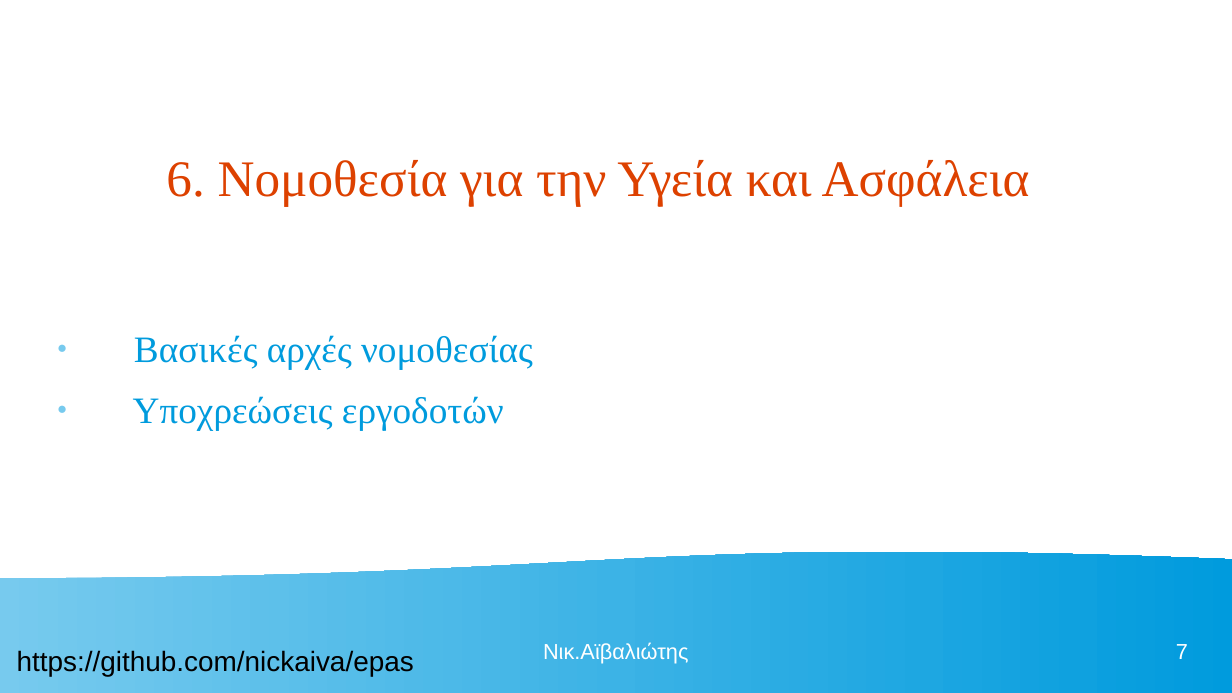
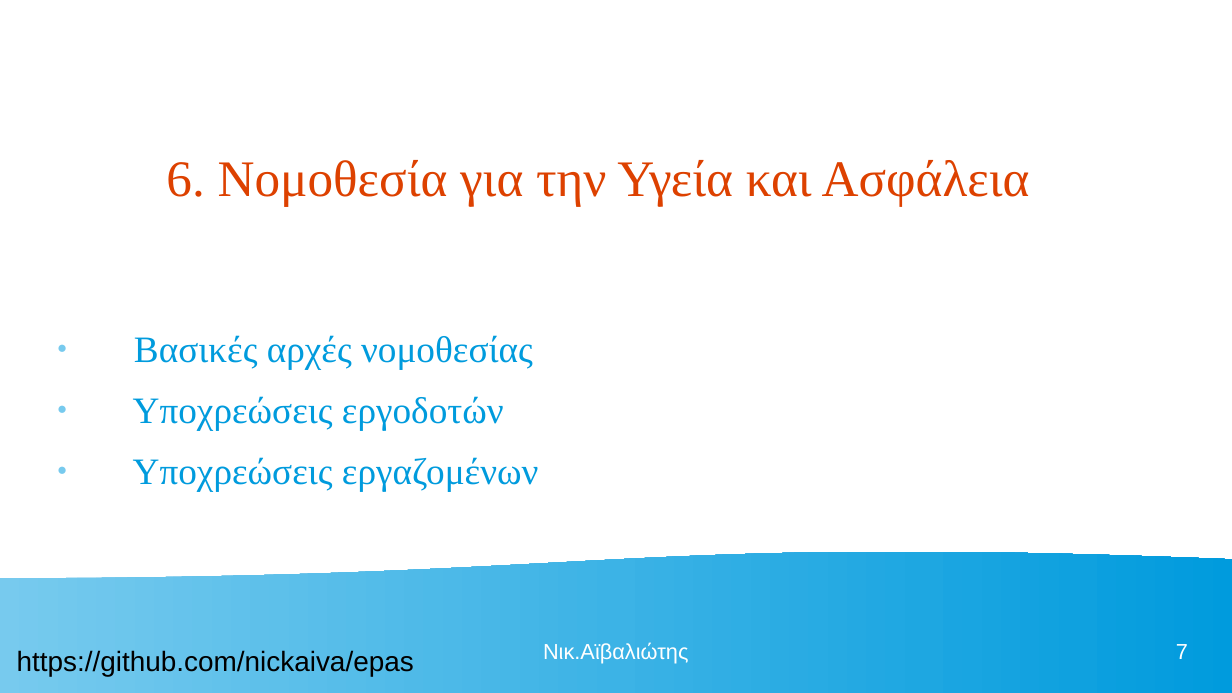
Before and after one commit to nickaiva/epas, a slide deck: slide 7 of ΠΕΡΙΒΑΛΛΟΝ ΕΡΓΑΣΙΑΣ.odp. Drawn at 1232x693 pixels with LibreOffice and Linux fonts; fonts in the diff are those of the drawing. Boxes give left, top, right and bottom in pixels: in the first picture for what was removed or moved away, otherwise in the second. Text is boxed around its words. In the diff, an @@ line names an element or a change of style, - is before the commit and + after.

```diff
--- a/ΠΕΡΙΒΑΛΛΟΝ ΕΡΓΑΣΙΑΣ.odp
+++ b/ΠΕΡΙΒΑΛΛΟΝ ΕΡΓΑΣΙΑΣ.odp
@@ text at box(133, 457, 539, 491): paragraph added @@
+● Υποχρεώσεις εργαζομένων
```
Also in this commit, not shown: 24 other slides changed, 1 slide added, 1 other file.
